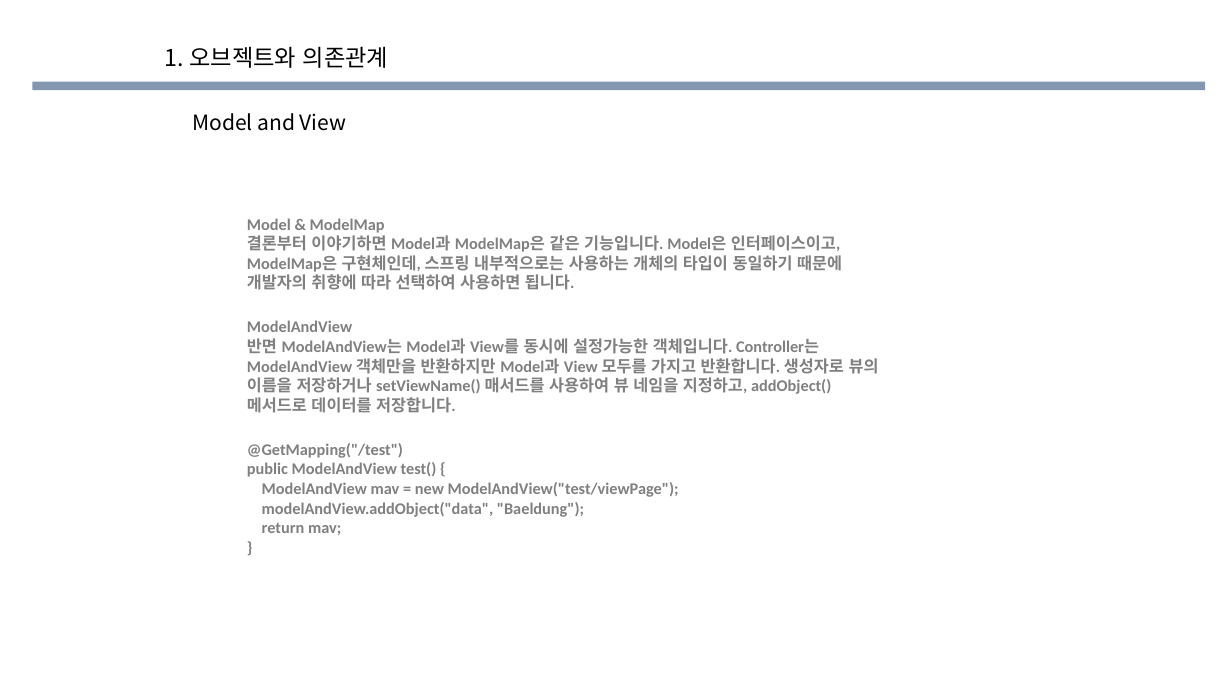
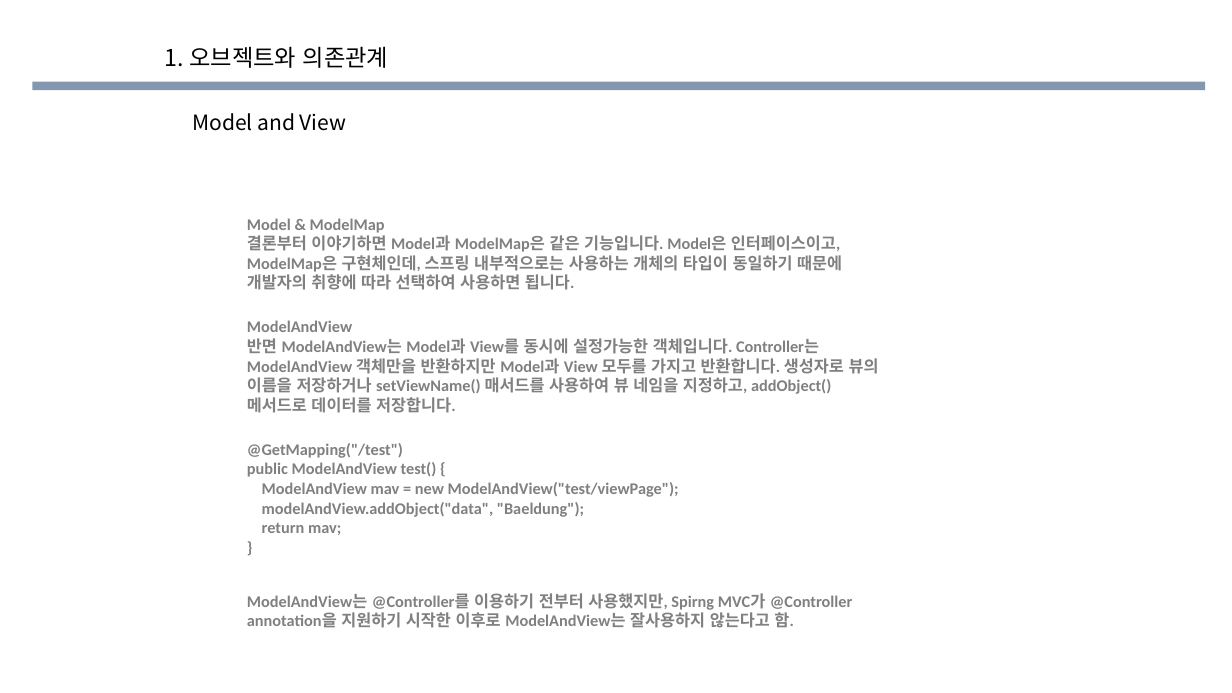
Before and after one commit to eongss/testproject, a slide deck: slide 11 of 소스코드 공부한거.pptx. Drawn at 1232x693 pixels with LibreOffice and Linux fonts; fonts in the diff are those of the drawing; background and template pictures are left out. Boxes give left, top, right and bottom in pixels: in the first picture for what was removed or moved away, otherwise in the second. Text is boxed around its words. In the diff, an @@ line names an element or a change of style, - is before the commit and + after.

```diff
--- a/소스코드 공부한거.pptx
+++ b/소스코드 공부한거.pptx
@@ text added at bbox=[247, 593, 853, 628], 12.7 pt, text #808080, bold @@
+ModelAndView는 @Controller를 이용하기 전부터 사용했지만, Spirng MVC가 @Controller annotation을 지원하기 시작한 이후로 ModelAndView는 잘사용하지 않는다고 함.
```
Also in this commit, not shown: 2 other slides changed, 14 slides added, 4 other files.
